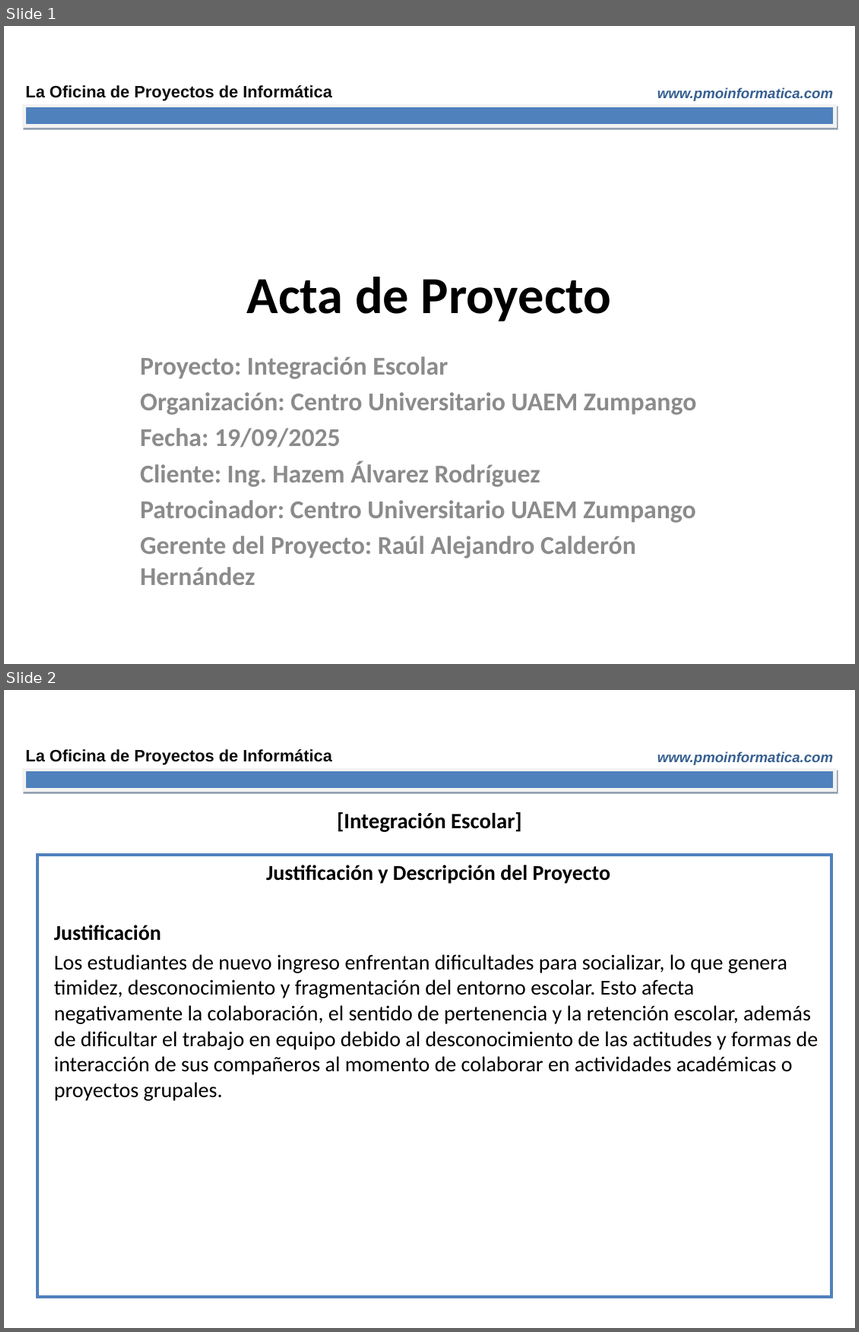
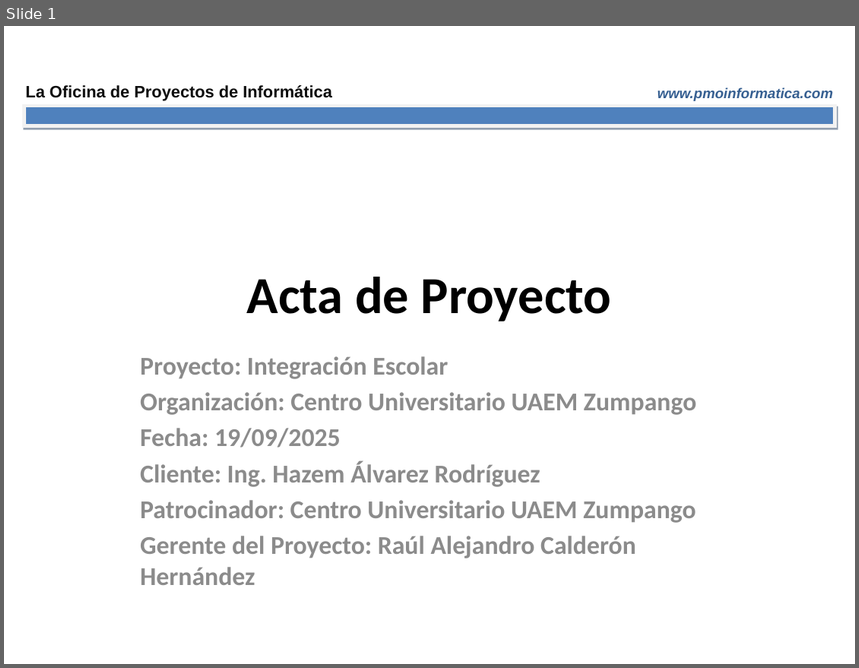
Before and after one commit to AnnyJContreras/ProyIntComDat25B_Carmelitos, a slide deck: Avance de proyecto/Acta de Proyecto Equipo.pptx. Shown one above the other, each under a label of ours: slides 1 and 2 before the commit, slide 1 after it. The pictures are 859x1332 and 859x668 pixels, drawn with LibreOffice and Linux fonts; fonts in the diff are those of the drawing. Boxes give left, top, right and bottom in pixels: in the first picture for what was removed or moved away, otherwise in the second. Text is boxed around its words. In the diff, an @@ line names an element or a change of style, - is before the commit and + after.

```diff
--- a/Avance de proyecto/Acta de Proyecto Equipo.pptx
+++ b/Avance de proyecto/Acta de Proyecto Equipo.pptx
@@ slide 2 removed at box(4, 690, 855, 1328), background #FFFFFF; not listed: 3 template elements that a slide beside it also shows @@
@@ text removed at box(337, 812, 522, 832) @@
-[Integración Escolar]
@@ text removed at box(37, 855, 832, 1298) @@
-Justificación y Descripción del Proyecto
-Justificación
-Los estudiantes de nuevo ingreso enfrentan dificultades para socializar, lo que genera timidez, desconocimiento y fragmentación del entorno escolar. Esto afecta negativamente la colaboración, el sentido de pertenencia y la retención escolar, además de dificultar el trabajo en equipo debido al desconocimiento de las actitudes y formas de interacción de sus compañeros al momento de colaborar en actividades académicas o proyectos grupales.
```
Also in this commit, not shown: 1 slide changed, 8 other slides removed, 1 other file.
